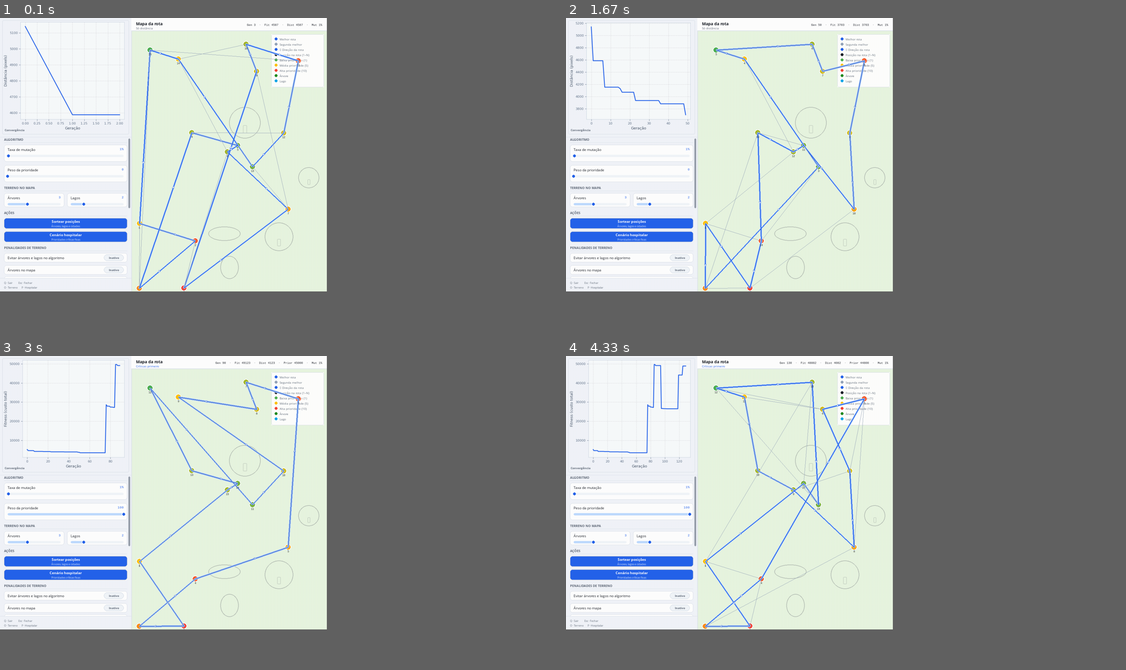
Above: before the commit, frames 1-4 (two rows, left to right).
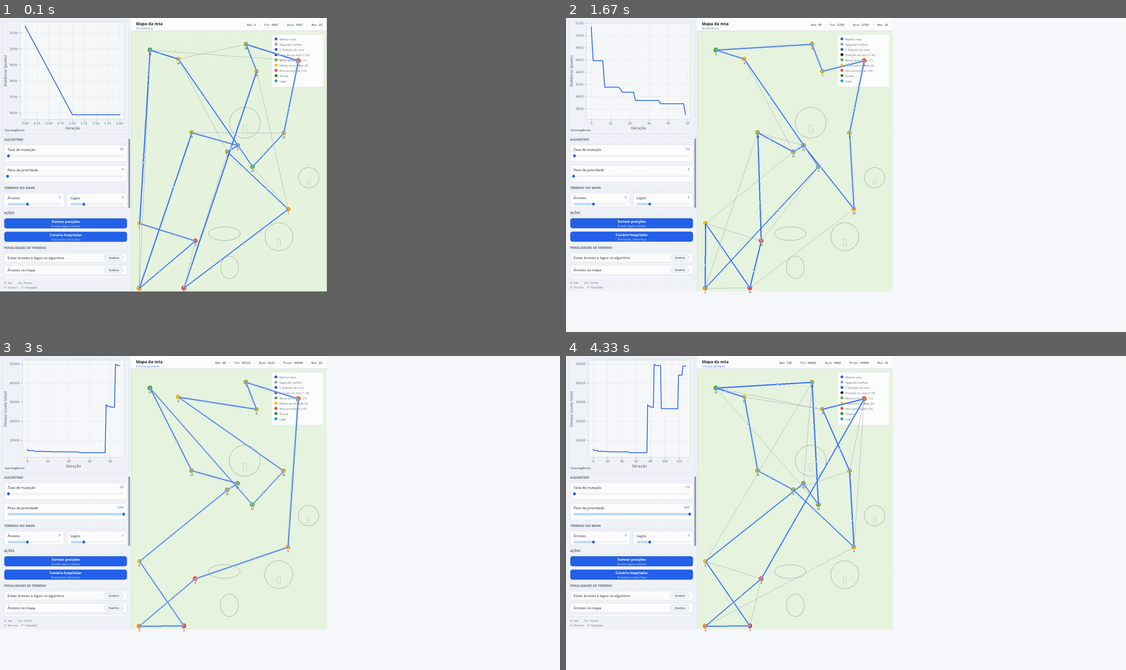
Above: after the commit, the same moments.

Repository: edvansanchoo/genetic_algorithm_tsp-main
Game: pygame game, started from main.py
The game is run twice, just before and just after one commit, with the same random seed, the same clock (stepped at 60 frames per second) and the same inputs.
Inputs (mouse positions are in pixels of both pictures, inside the frame that each line leads up to):
- Up to frame 1 (0.1 s): no input
- Up to frame 2 (1.67 s): hold F 0.83-1.3 s; click (717, 112) at 1.38 s
- Up to frame 3 (3 s): press the mouse at (67, 456) at 2.2 s; move the mouse to (78, 519) at 2.3 s; release the mouse at (89, 585) at 2.43 s; press the mouse at (67, 516) at 2.53 s; move the mouse to (280, 456) at 2.63 s; release the mouse at (492, 396) at 2.77 s; press the mouse at (128, 544) at 2.87 s; move the mouse to (112, 494) at 2.97 s
- Up to frame 4 (4.33 s): release the mouse at (666, 443) at 3.1 s; press the mouse at (633, 516) at 3.2 s; move the mouse to (806, 484) at 3.3 s; release the mouse at (980, 453) at 3.43 s; press the mouse at (633, 516) at 3.53 s; move the mouse to (790, 500) at 3.63 s; release the mouse at (946, 487) at 3.77 s; press the mouse at (633, 456) at 3.87 s; move the mouse to (678, 534) at 3.97 s; release the mouse at (722, 613) at 4.1 s; press the mouse at (694, 509) at 4.2 s; move the mouse to (790, 469) at 4.3 s
In our replay, in frame 2 the window is 900x755 before the commit and 1542x867 after it. These sizes can differ from the game's own. Grey fills any space a smaller window leaves; there, only what the larger window draws over its background counts as a difference.

The runs differ from the first frame. In frame 2, 0.9% of the frame differs, in the area x 0-58%, y 1-88%; in frame 3, 0.9%; in frame 4, 1.1%.

Commit message:
add fullscreen mode and resizable window mode

Diff:
--- a/traveling_salesman_problem/simulation/pygame_application.py
+++ b/traveling_salesman_problem/simulation/pygame_application.py
@@ -97,7 +97,10 @@
         settings = ApplicationSettings()
 
     pygame.init()
-    screen = pygame.display.set_mode((settings.window_width, settings.window_height))
+    screen = pygame.display.set_mode(
+        (settings.window_width, settings.window_height),
+        pygame.RESIZABLE,
+    )
     pygame.display.set_caption("Problema do Caixeiro Viajante · Algoritmo Genético")
     clock = pygame.time.Clock()
 
@@ -111,6 +114,8 @@
     )
 
     is_running = True
+    fullscreen = False
+
     while is_running:
         for event in pygame.event.get():
             if sidebar_scroll.handle_event(event):
@@ -118,9 +123,33 @@
 
             if event.type == pygame.QUIT:
                 is_running = False
+            elif event.type == pygame.VIDEORESIZE:
+                screen = pygame.display.set_mode(event.size, pygame.RESIZABLE)
+
+                settings = ApplicationSettings(
+                    window_width=event.w,
+                    window_height=event.h,
+                )
+                simulation = SimulationState(settings=settings)
+                simulation.initialize()
+
+                sidebar_scroll = SidebarScrollView(
+                    viewport_top=settings.scroll_viewport_top,
+                    viewport_height=settings.scroll_viewport_height,
+                    content_width=settings.plot_horizontal_offset - VisualTheme.scrollbar_width - 8,
+                )
             elif event.type == pygame.KEYDOWN:
                 if event.key in (pygame.K_q, pygame.K_ESCAPE):
                     is_running = False
+                elif event.key == pygame.K_f:
+                    fullscreen = not fullscreen
+                    if fullscreen:
+                        screen = pygame.display.set_mode((0, 0), pygame.FULLSCREEN)
+                    else:
+                        screen = pygame.display.set_mode(
+                            (settings.window_width, settings.window_height),
+                            pygame.RESIZABLE,
+                        )
                 else:
                     simulation.handle_control_events(event)
             elif event.type in (
@@ -158,19 +187,6 @@
         )
 
         draw_application_chrome(screen, settings.window_width, settings.window_height)
-
-        draw_convergence_chart(
-            screen,
-            list(range(len(simulation.best_fitness_history))),
-            simulation.best_fitness_history,
-            vertical_axis_label=vertical_axis_label,
-        )
-
-        controls_width = settings.plot_horizontal_offset - 2 * VisualTheme.control_margin
-        _draw_scrollable_sidebar(simulation, sidebar_scroll, visit_order, controls_width)
-        sidebar_scroll.blit_to_screen(screen)
-        draw_sidebar_footer(screen, settings.sidebar_footer_y)
-
         draw_map_header(
             screen,
             settings.plot_horizontal_offset,
@@ -189,6 +205,36 @@
             VisualTheme.map_header_height + 12,
         )
 
+        draw_convergence_chart(
+            screen,
+            list(range(len(simulation.best_fitness_history))),
+            simulation.best_fitness_history,
+            vertical_axis_label=vertical_axis_label,
+        )
+
+        controls_width = settings.plot_horizontal_offset - 2 * VisualTheme.control_margin
+        _draw_scrollable_sidebar(simulation, sidebar_scroll, visit_order, controls_width)
+        sidebar_scroll.blit_to_screen(screen)
+        draw_sidebar_footer(screen, settings.sidebar_footer_y)
+
+        draw_map_header(
+            screen,
+            settings.plot_horizontal_offset,
+            settings.window_width,
+            generation_number,
+            best_fitness,
+            best_distance,
+            best_weighted_priority,
+            simulation.priority_weight,
+            simulation.mutation_slider.value * 100,
+            simulation.terrain_control_panel.use_terrain_penalties,
+        )
+        draw_map_legend(
+            screen,
+            settings.window_width - 190,
+            VisualTheme.map_header_height + 12,
+        )
+
         draw_terrain_features(screen, simulation.terrain_features)
         draw_cities(
             screen,
